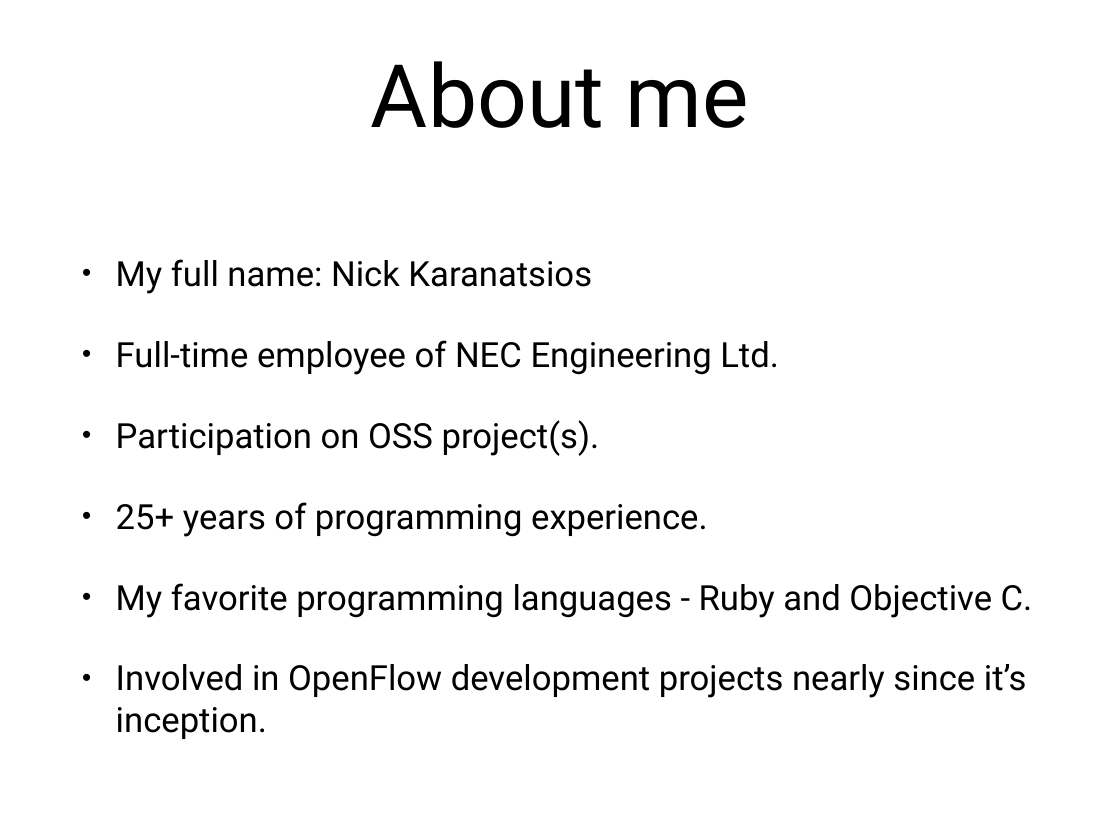
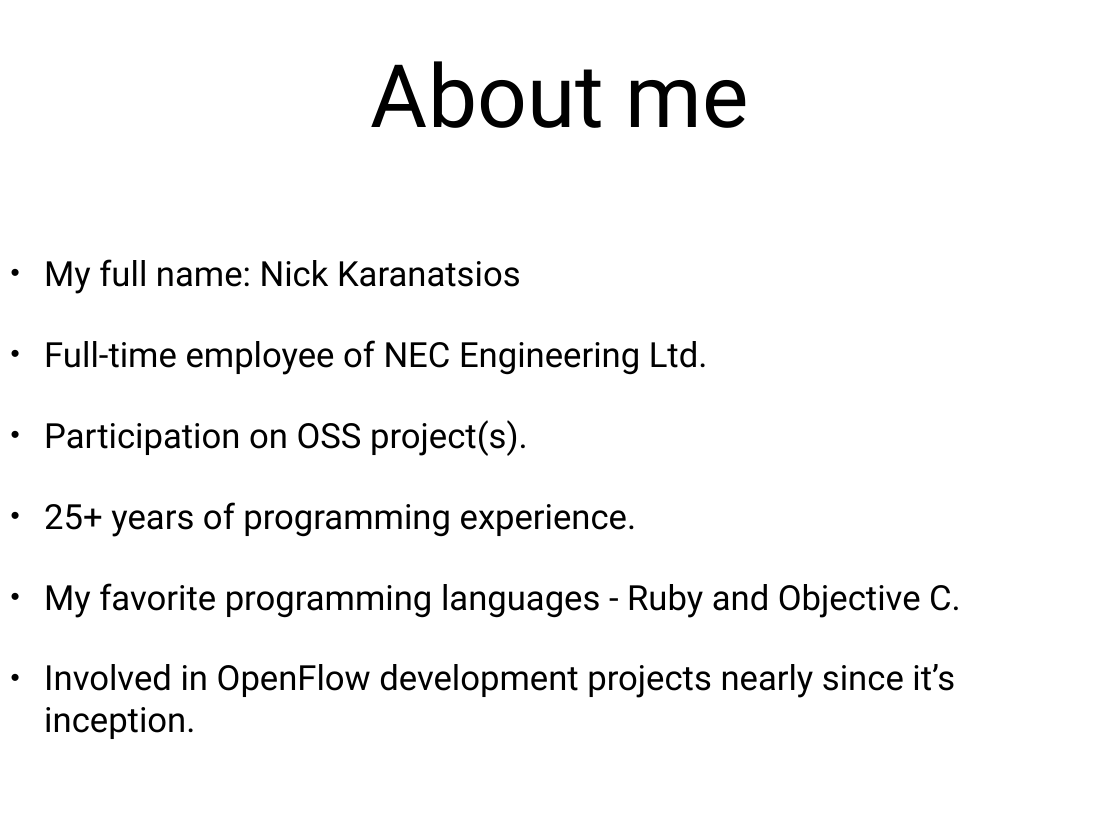
Before and after one commit to nickkaranatsios/ruby-utils, a slide deck: slide 3 of docs/sdn-lecture-notes.pptx. Drawn at 1120x840 pixels with LibreOffice and Linux fonts; fonts in the diff are those of the drawing. Boxes give left, top, right and bottom in pixels: in the first picture for what was removed or moved away, otherwise in the second. Text is boxed around its words. In the diff, an @@ line names an element or a change of style, - is before the commit and + after.

```diff
--- a/docs/sdn-lecture-notes.pptx
+++ b/docs/sdn-lecture-notes.pptx
@@ text "My full name: Nick Karanatsios": place and size @@
-text "My full name: Nick Karanatsios" at (116,259,1033,739)
+text "My full name: Nick Karanatsios" at (44,259,961,739)
```
Also in this commit, not shown: 9 other slides changed, 1 slide added, 1 slide removed.
